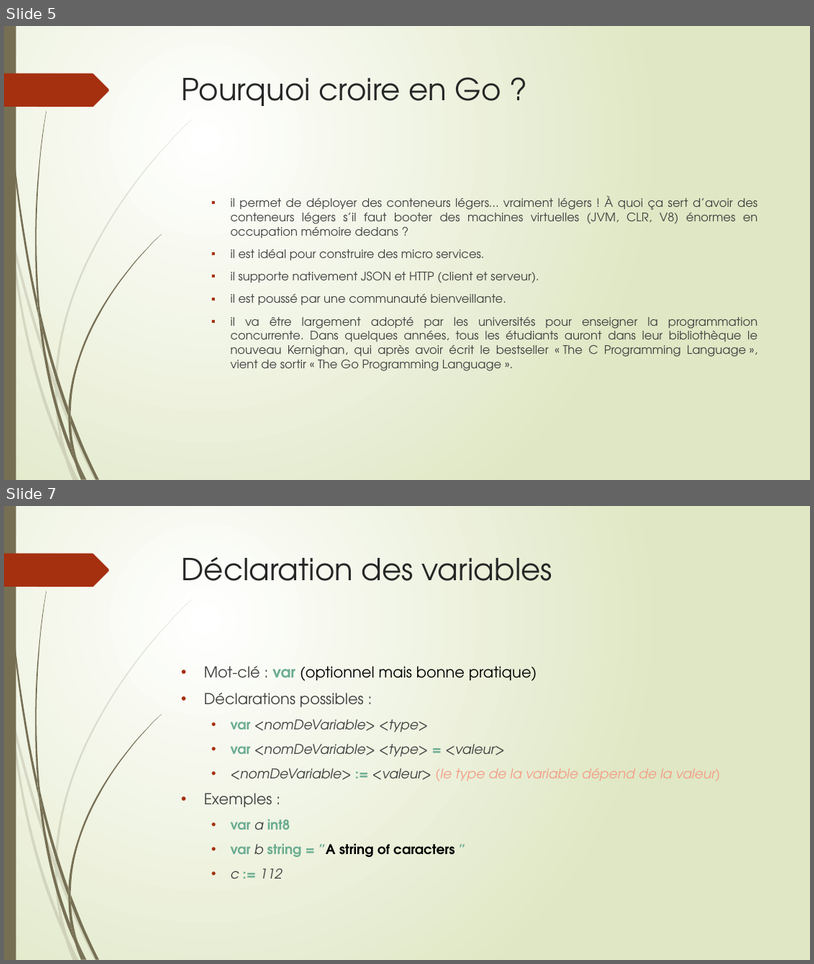
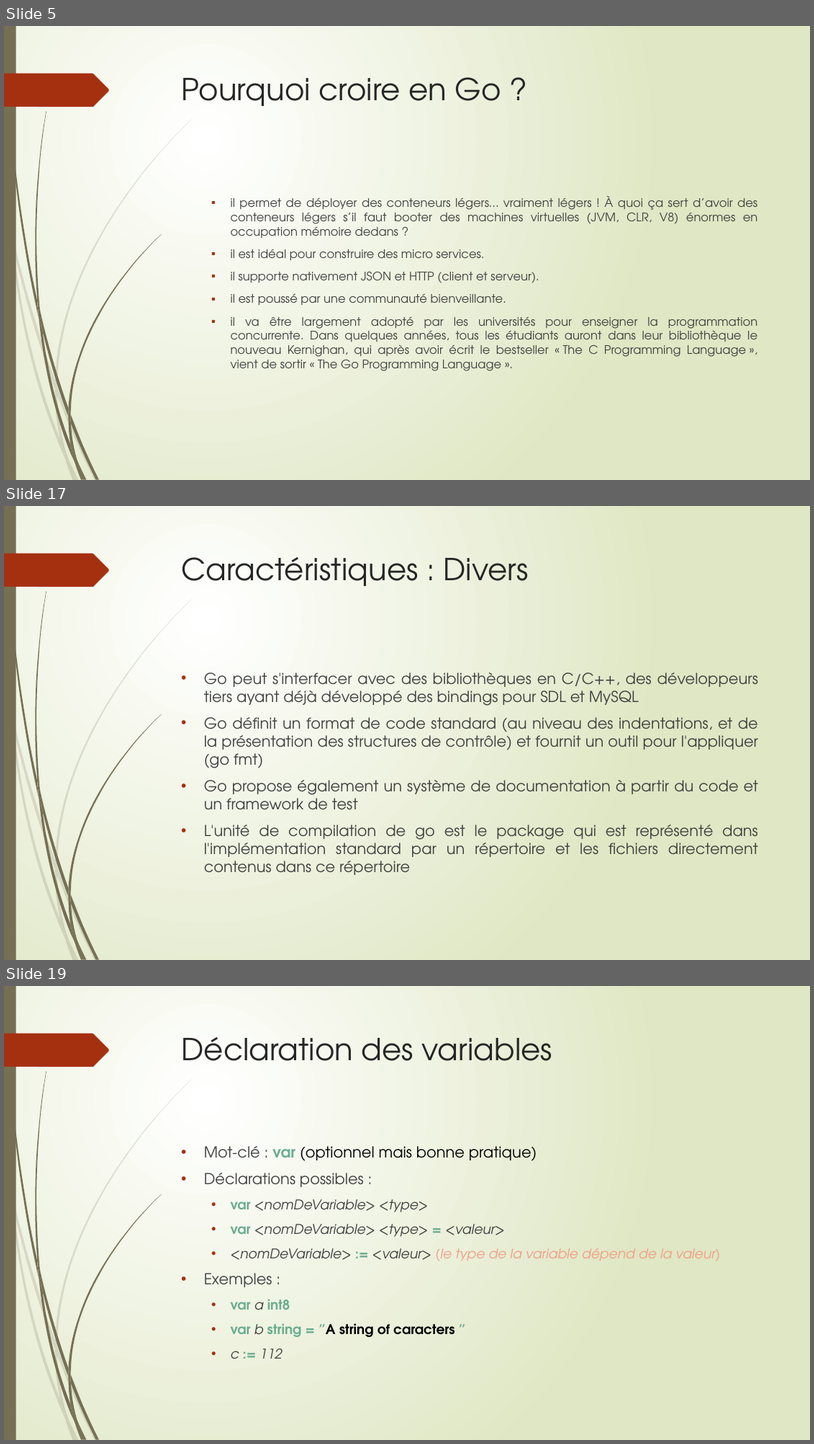
Before and after one commit to thierrydecker/learning-go, a slide deck: learning-go.pptx. Shown one above the other, each under a label of ours: slides 5 and 7 before the commit, slides 5, 17 and 19 after it; the slides between them are not shown. The pictures are 814x964 and 814x1444 pixels, drawn with LibreOffice and Linux fonts; fonts in the diff are those of the drawing. Boxes give left, top, right and bottom in pixels: in the first picture for what was removed or moved away, otherwise in the second. Text is boxed around its words. In the diff, an @@ line names an element or a change of style, - is before the commit and + after.

```diff
--- a/learning-go.pptx
+++ b/learning-go.pptx
@@ slide 17 added at [4, 506, 810, 960], background gradient #FFFFFF to #DFE8C4; not listed: 24 template elements that a slide beside it also shows @@
@@ title added at [182, 557, 529, 586], 36 pt, text #262626 @@
+Caractéristiques : Divers
@@ text added at [204, 672, 759, 875], 18 pt, text #404040 @@
+• Go peut s'interfacer avec des bibliothèques en C/C++, des développeurs tiers ayant déjà développé des bindings pour SDL et MySQL
+• Go définit un format de code standard (au niveau des indentations, et de la présentation des structures de contrôle) et fournit un outil pour l'appliquer (go fmt)
+• Go propose également un système de documentation à partir du code et un framework de test
+• L'unité de compilation de go est le package qui est représenté dans l'implémentation standard par un répertoire et les fichiers directement contenus dans ce répertoire
@@ what was slide 7 is now slide 19 @@
```
Also in this commit, not shown: 1 slide changed, 12 other slides added.
